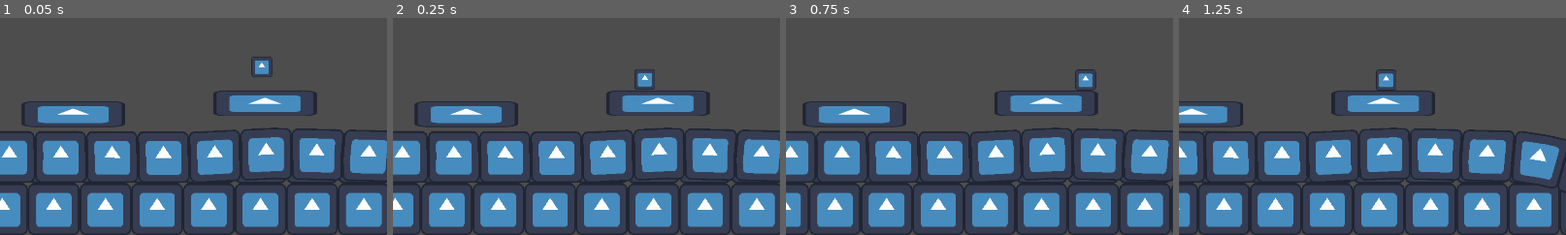
Above: before the commit, frames 1-4 (left to right).
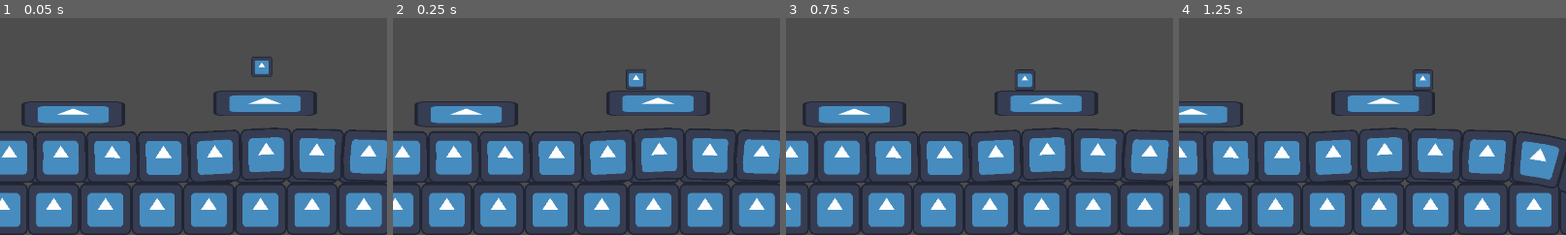
Above: after the commit, the same moments.

Repository: charliegregg/TriJamTTT
Game: Godot game, scene res://levels/level1.tscn
Two runs of this game, one before a commit and one after it. Both use one fixed random seed, a clock stepped at 60 frames per second and the inputs below. The engine's default icon, where the game draws it, is replaced by a stand-in: a white triangle on a blue panel in a dark square.
Inputs (mouse positions are % of the whole screen's width and height, from its top left):
- Up to frame 1 (0.05 s): no input
- Up to frame 2 (0.25 s): no input
- Up to frame 3 (0.75 s): tap Enter at 0.5 s; move the mouse to (45, 70) at 0.52 s; hold D (move_right) from 0.53 s (still down); hold Alt from 0.53 s (still down); click (45, 70) at 0.67 s
- Up to frame 4 (1.25 s): keep holding D (move_right); keep holding Alt; tap Space (move_jump) at 0.77 s
The pictures show only the part of the screen within x 30-80%, y 50-100%; the shares and areas given below are measured in that part.

Frame 1 is identical in both runs. In frame 2, 0.4% of the frame differs, in the area x 60-68%, y 23-34%; in frame 3, 0.6%; in frame 4, 0.7%, in the area x 50-66%, y 23-34%.

Commit message:
enemy damage

Diff:
--- a/project.godot
+++ b/project.godot
@@ -50,4 +50,6 @@
 
 [layer_names]
 
-2d_physics/layer_1="platforms"
+2d_physics/layer_1="walls"
+2d_physics/layer_2="enemy"
+2d_physics/layer_3="player"
--- a/scenes/enemy.tscn
+++ b/scenes/enemy.tscn
@@ -8,8 +8,12 @@
 
 [sub_resource type="RectangleShape2D" id="RectangleShape2D_tqpe5"]
 
+[sub_resource type="RectangleShape2D" id="RectangleShape2D_tji6n"]
+size = Vector2(128, 128)
+
 [node name="enemy" type="CharacterBody2D"]
 scale = Vector2(0.4, 0.4)
+collision_layer = 2
 floor_max_angle = 0.523599
 script = ExtResource("1_0j4s5")
 
@@ -27,6 +31,13 @@
 
 [node name="CollisionShape2D" type="CollisionShape2D" parent="LeftArea"]
 shape = SubResource("RectangleShape2D_tqpe5")
+
+[node name="HitBox" type="Area2D" parent="."]
+collision_layer = 0
+collision_mask = 4
+
+[node name="CollisionShape2D" type="CollisionShape2D" parent="HitBox"]
+shape = SubResource("RectangleShape2D_tji6n")
 
 [node name="LeftArea2" type="Area2D" parent="."]
 position = Vector2(-80, 64)
@@ -47,3 +58,4 @@
 shape = SubResource("RectangleShape2D_tqpe5")
 
 [connection signal="screen_exited" from="VisibleOnScreenNotifier2D" to="." method="_on_visible_on_screen_notifier_2d_screen_exited"]
+[connection signal="body_entered" from="HitBox" to="." method="_on_hit_box_body_entered"]
--- a/scenes/flag.tscn
+++ b/scenes/flag.tscn
@@ -7,6 +7,8 @@
 size = Vector2(128, 128)
 
 [node name="flag" type="Area2D"]
+collision_layer = 0
+collision_mask = 4
 script = ExtResource("1_piqf7")
 
 [node name="CollisionShape2D" type="CollisionShape2D" parent="."]
--- a/scenes/player.tscn
+++ b/scenes/player.tscn
@@ -8,6 +8,7 @@
 
 [node name="Player" type="CharacterBody2D"]
 scale = Vector2(0.5, 0.5)
+collision_layer = 4
 floor_max_angle = 0.523599
 script = ExtResource("1_otn8r")
 
--- a/scripts/enemy.gd
+++ b/scripts/enemy.gd
@@ -33,15 +33,24 @@
 		inp = -1
 
 func die():
-	hide()
+	$Sprite2D.hide()
 	$CollisionShape2D.disabled = true
 	alive = false
 	velocity = Vector2.ZERO
 
 func revive():
-	show()
+	$Sprite2D.show()
 	$CollisionShape2D.disabled = false
 	alive = true
 
 func _on_visible_on_screen_notifier_2d_screen_exited():
 	revive()
+
+
+func _on_hit_box_body_entered(body):
+	if body is Player:
+		if body.velocity.y > 0:
+			die()
+			body.bounce()
+		else:
+			body.die()
--- a/scripts/player.gd
+++ b/scripts/player.gd
@@ -46,3 +46,5 @@
 
 func die():
 	get_tree().reload_current_scene()
+func bounce():
+	velocity.y = -sqrt(3 * GRAVITY * jump_height)
Not shown: 1 places in scenes/enemy.tscn that only renumber resources
